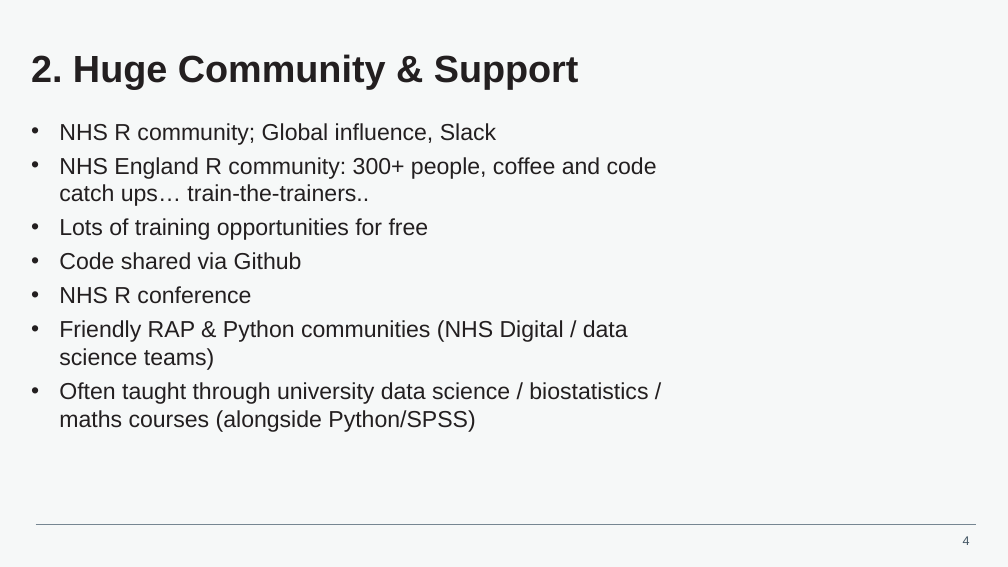
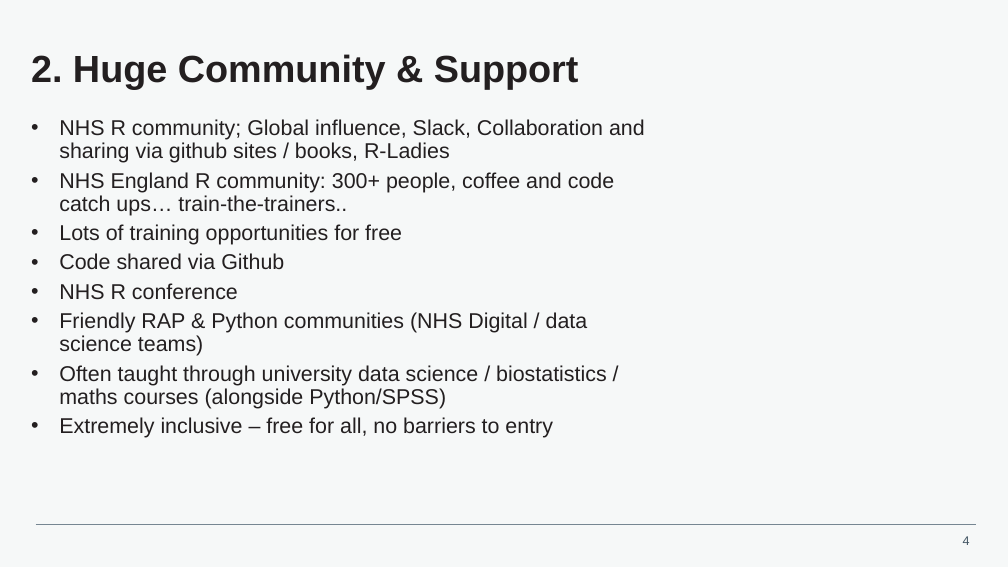
Before and after one commit to aporter121/r-stuff, a slide deck: slide 4 of Thoughts on R for regional leads.pptx. Drawn at 1008x567 pixels with LibreOffice and Linux fonts; fonts in the diff are those of the drawing. Boxes give left, top, right and bottom in pixels: in the first picture for what was removed or moved away, otherwise in the second. Text is boxed around its words. In the diff, an @@ line names an element or a change of style, - is before the commit and + after.

```diff
--- a/Thoughts on R for regional leads.pptx
+++ b/Thoughts on R for regional leads.pptx
@@ text at (x1=59, y1=119, x2=645, y2=163): text changed; size 22 to 20.4 pt @@
-• NHS R community; Global influence, Slack
+• NHS R community; Global influence, Slack, Collaboration and sharing via github sites / books, R-Ladies
@@ text at (x1=59, y1=172, x2=614, y2=409): size 22 to 20.4 pt in "NHS England R community: 300+ people, coffee ...", "Lots of training opportunities for free", "Code shared via Github", "NHS R conference" and 2 more places; line spacing 1 to 0.9 @@
@@ text at (x1=59, y1=417, x2=553, y2=438): paragraph added @@
+• Extremely inclusive – free for all, no barriers to entry
```
Also in this commit, not shown: 4 other slides changed.
